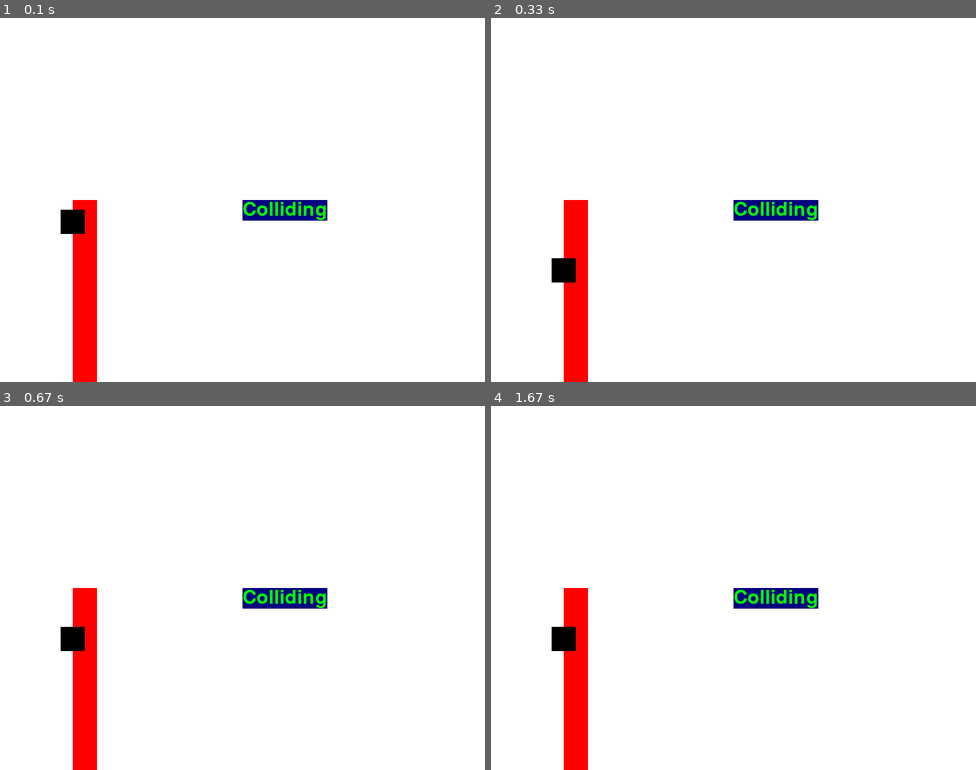
Above: before the commit, frames 1-4 (two rows, left to right).
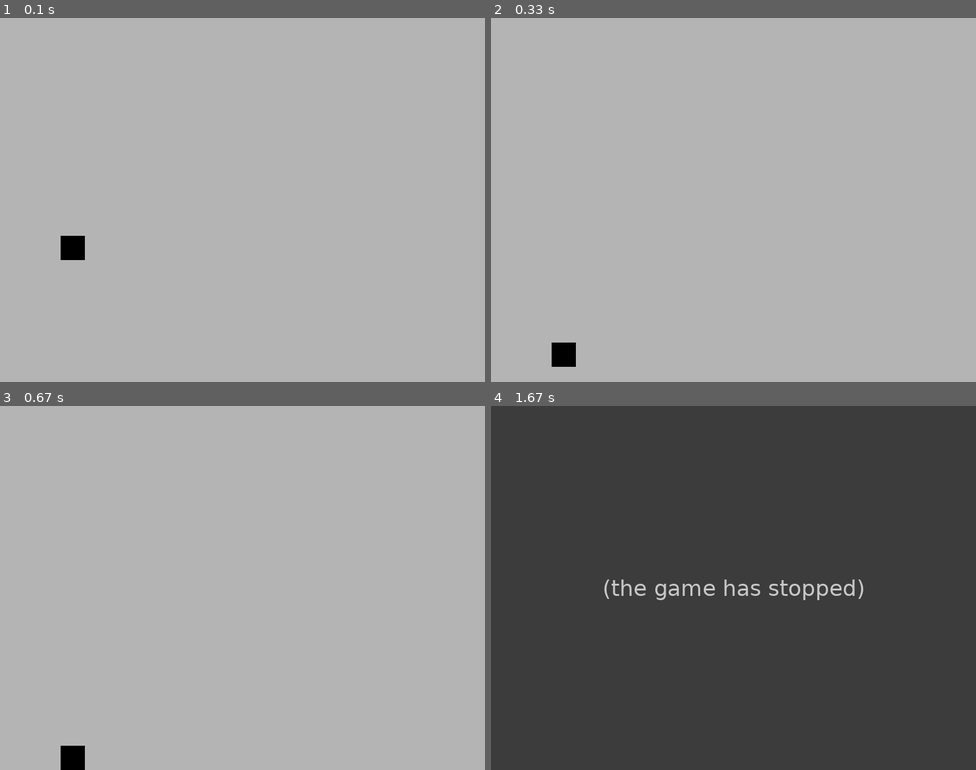
Above: after the commit, the same moments.

Repository: rodolfofrainer/pytorchPygameAI
Game: pygame game, started from main.py
Same seed, same stepped clock (60 frames per second), same inputs: the game is played once before the commit and once after it.
Inputs:
- Up to frame 1 (0.1 s): no input
- Up to frame 2 (0.33 s): no input
- Up to frame 3 (0.67 s): tap Space at 0.33 s
- Up to frame 4 (1.67 s): no input

The runs differ from the first frame. In frame 1, 100% of the frame differs, in the area x 0-100%, y 0-100%; in frame 2, 100%; in frame 3, 100%; in frame 4, 100%.
Error after the commit: TypeError: Obstacle.__init__() missing 1 required positional argument: 'width' (main.py line...; the game stopped at 1.18 s (later frames are placeholders)

Commit message:
fix negative player.y bug | create obstacles

Diff:
--- a/main.py
+++ b/main.py
@@ -1,7 +1,8 @@
 from player_class import Player
 from obstacle_class import Obstacle
+import pygame
 
-import pygame
+from random import randint
 
 pygame.init()
 SCREEN_WIDTH = 800
@@ -9,64 +10,91 @@
 RUNNING = True
 FPS = 144
 
+GRAVITY_CONST = 1500
+PLAYER_SPEED = 1800
+obstacle_interval = 0
+
+obstacles_list = []
+
 pygame.display.set_caption('Show Text')
 screen = pygame.display.set_mode((SCREEN_WIDTH, SCREEN_HEIGHT))
 clock = pygame.time.Clock()
 
-gravity = 1000
+gravity = GRAVITY_CONST
 player_size = 50
-dt = 0
+dt = 1 / FPS
 
 font = pygame.font.Font('freesansbold.ttf', 32)
 text = font.render('Colliding', True, (0, 255, 0), (0, 0, 128))
 
 player = Player(SCREEN_WIDTH // 8, SCREEN_HEIGHT // 2, 40)
 
-obstacle = Obstacle(x=player.x+(player.size/2), y=player.y,
-                    width=player.size, height=SCREEN_HEIGHT)
-
 while RUNNING:
     for event in pygame.event.get():
         if event.type == pygame.QUIT:
             RUNNING = False
-    screen.fill((255, 255, 255))
+    obstacle_interval += 1
 
-    if obstacle.is_colliding(player):
-        screen.blit(text, (SCREEN_WIDTH // 2, SCREEN_HEIGHT // 2))
+    screen.fill((180, 180, 180))
 
     key_pressed = pygame.key.get_pressed()
-
-    # draws obstacle
-    pygame.draw.rect(screen, (255, 0, 0), (obstacle.x,
-                     obstacle.y, obstacle.width, obstacle.height))
 
     # draws player
     pygame.draw.rect(screen, (0, 0, 0), (player.x,
                      player.y, player.size, player.size))
 
-    # applies gravity to player
-    player.y += gravity * dt
+    # modifies gravity and player position based on input
+    if key_pressed[pygame.K_SPACE]:
+        gravity = 0
+        if player.y > 0:
+            player.y -= PLAYER_SPEED * dt
+        else:
+            player.y = 0
+    else:
+        gravity = GRAVITY_CONST
+        player.y += gravity * dt
 
     # stops player from going off screen
-    if (player.y - (3000 * dt)) < 0:
-        player.y = 0 - player.size
-    if player.y > SCREEN_HEIGHT - player.size:
-        player.y = SCREEN_HEIGHT - player.size
-    if player.y < 0:
-        player.y = 0 + player.size/2
+    player.y = max(0 - player.size, min(player.y, SCREEN_HEIGHT - player.size))
 
-    # list of commands
-    if key_pressed[pygame.K_SPACE]:
-        gravity = 0
-        player.y -= 3000 * dt
+    # closes game if Q key is pressed
     if key_pressed[pygame.K_q]:
         RUNNING = False
 
-    # print player position [DEBUG]
-    print(player.x, player.y)
+    if obstacle_interval == FPS/2:
+        new_obstacle = Obstacle(
+            x=SCREEN_WIDTH + 5,
+            y=randint(0, SCREEN_HEIGHT),
+            height=SCREEN_HEIGHT
+        )
+        obstacles_list.append(new_obstacle)
+        # print whenever a new obstacle is created
+        print("obstacle created")
+        obstacle_interval = 0
+
+    for obstacle in obstacles_list:
+        # draws obstacle
+        obstacle.move_obstacle(5)
+        pygame.draw.rect(screen, (255, 0, 0), (obstacle.x,
+                                               obstacle.y, obstacle.width, obstacle.height))
+        if obstacle.is_colliding(player):
+            screen.blit(text, (SCREEN_WIDTH // 2, SCREEN_HEIGHT // 2))
+
+        if obstacle.x < 0-obstacle.width:
+            obstacles_list.pop(0)
+
+    # [DEBUG]
+    # print player position
+    # print(player.x, player.y)
+    # print gravity applied to player
+    # print(gravity)
+    # print obstacle_interval
+    # print(obstacle_interval)
 
     pygame.display.flip()
     dt = clock.tick(FPS) / 1000
-    clock.tick(60)
+
+    # FPS
+    clock.tick(FPS)
 
 pygame.quit()
